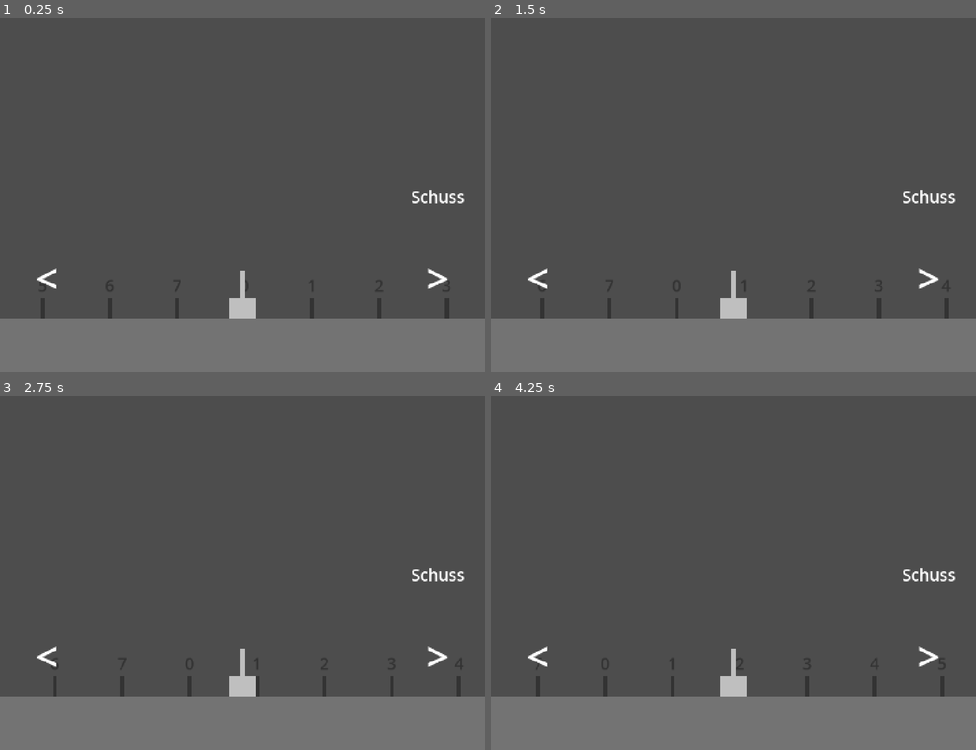
Above: before the commit, frames 1-4 (two rows, left to right).
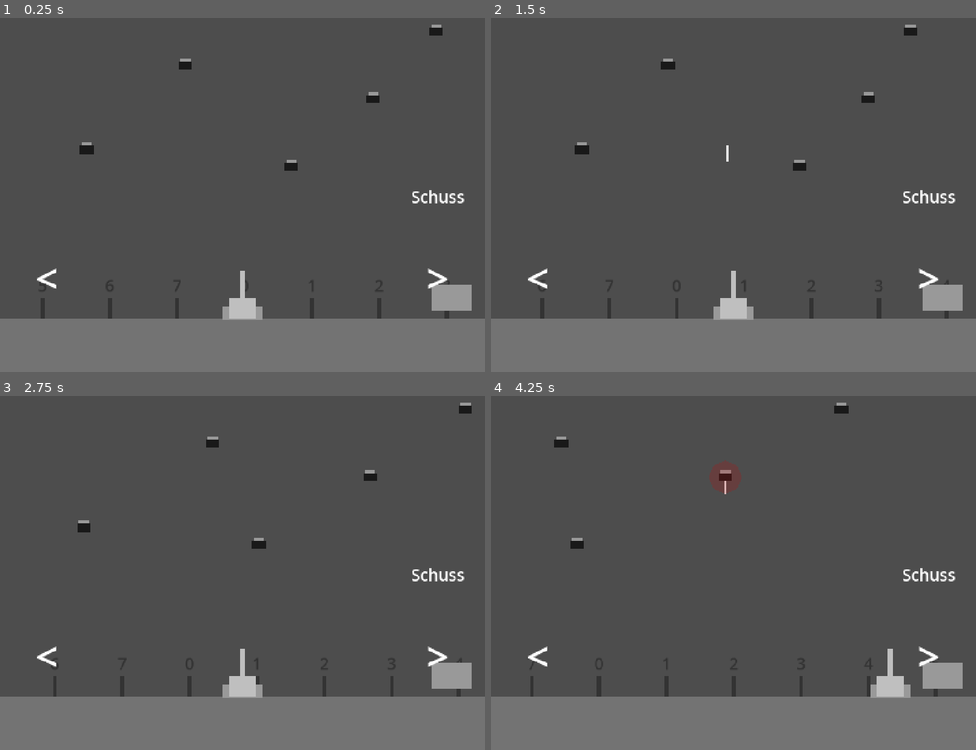
Above: after the commit, the same moments.

Repository: Philipp-Mallmann/fliegen-sind-aliens
Game: Godot game, scene res://szenen/spiel.tscn
Same seed, same stepped clock (60 frames per second), same inputs: the game is played once before the commit and once after it.
Inputs:
- Up to frame 1 (0.25 s): no input
- Up to frame 2 (1.5 s): hold D (rechts) 0.53-1.28 s; tap Space (schiessen) at 0.6, 1.35 s; hold A (links) from 1.28 s (still down)
- Up to frame 3 (2.75 s): release A (links) at 2.03 s; hold D (rechts) from 2.03 s (still down); tap Space (schiessen) at 2.1 s
- Up to frame 4 (4.25 s): tap Space (schiessen) at 2.85, 3.6 s; release D (rechts) at 3.53 s; hold A (links) from 3.53 s (still down)

The runs differ from the first frame. In frame 1, 1.1% of the frame differs, in the area x 16-98%, y 1-86%; in frame 2, 1.2%; in frame 3, 1.1%; in frame 4, 2.8%, in the area x 8-98%, y 1-86%.

Commit message:
Abschnitt 3: Fliegen, Treffer mit Blutfleck, Uebergabe an die rechte Hand
Nadel fliegt zwei Bildhoehen weit statt zurueck, Nachladen ab dem Schuss.

Co-Authored-By: Claude Opus 5.5 <noreply@anthropic.com>

Diff:
--- /dev/null
+++ b/skripte/blutfleck.gd
@@ -0,0 +1,11 @@
+extends Node2D
+
+# Wie lange der Fleck waechst und verblasst, in Sekunden.
+@export var dauer: float = 0.6
+
+
+func _ready() -> void:
+	var ablauf: Tween = create_tween()
+	ablauf.tween_property(self, "scale", Vector2(2.0, 2.0), dauer)
+	ablauf.parallel().tween_property(self, "modulate:a", 0.0, dauer)
+	ablauf.tween_callback(queue_free)
--- /dev/null
+++ b/skripte/fliege.gd
@@ -0,0 +1,27 @@
+extends Node2D
+
+# Wie schnell die Fliege seitlich fliegt, in Pixeln pro Sekunde.
+@export var tempo: float = 150.0
+# Wie weit die Fliege von ihrem Startpunkt nach links und nach rechts fliegt, in Pixeln.
+@export var strecke: float = 300.0
+
+# Wo die Fliege angefangen hat. Um diese Stelle fliegt sie hin und her.
+var start_x: float = 0.0
+# 1 heisst nach rechts, -1 heisst nach links.
+var richtung: float = 1.0
+# true heisst: Die Fliege haengt an der Nadel und fliegt nicht mehr.
+var gefangen: bool = false
+
+
+func _ready() -> void:
+	start_x = position.x
+
+
+func _process(delta: float) -> void:
+	if gefangen:
+		return
+	position.x += richtung * tempo * delta
+	if position.x > start_x + strecke:
+		richtung = -1.0
+	if position.x < start_x - strecke:
+		richtung = 1.0
--- a/skripte/kanone.gd
+++ b/skripte/kanone.gd
@@ -6,18 +6,19 @@
 @export var beschleunigung: float = 600.0
 # Die Szene der Nadel. Bei jedem Schuss entsteht daraus eine neue Nadel.
 @export var nadel_szene: PackedScene
-# Wie lange die Kanone nachlaedt, nachdem die Nadel weg ist, in Sekunden.
+# Wie lange die Kanone nach einem Schuss nachlaedt, in Sekunden.
 @export var nachladezeit: float = 0.5
 
 # Das Tempo, mit dem die Kanone gerade faehrt. Negativ heisst nach links.
 var aktuelles_tempo: float = 0.0
-# Die Nadel, die gerade fliegt. null heisst: Es ist keine Nadel unterwegs.
-var nadel: Node2D = null
 # Wie viele Sekunden das Nachladen noch dauert. 0 oder weniger heisst: bereit.
 var nachladen_noch: float = 0.0
 
 
 func _process(delta: float) -> void:
+	if $Uebergabe.laeuft:
+		aktuelles_tempo = 0.0
+		return
 	fahren(delta)
 	schiessen(delta)
 
@@ -31,16 +32,11 @@
 
 func schiessen(delta: float) -> void:
 	nachladen_noch -= delta
-	if nadel != null or nachladen_noch > 0.0:
+	if nachladen_noch > 0.0:
 		return
 	if Input.is_action_just_pressed("schiessen"):
-		nadel = nadel_szene.instantiate()
-		nadel.position = $Muendung.global_position
-		nadel.muendung = $Muendung
+		var nadel: Node2D = nadel_szene.instantiate()
+		nadel.position = $Arm/Muendung.global_position
 		get_parent().add_child(nadel)
-		nadel.tree_exited.connect(nadel_ist_weg)
-
-
-func nadel_ist_weg() -> void:
-	nadel = null
-	nachladen_noch = nachladezeit
+		nadel.getroffen.connect($Uebergabe.starten)
+		nachladen_noch = nachladezeit
--- a/skripte/nadel.gd
+++ b/skripte/nadel.gd
@@ -1,27 +1,56 @@
 extends Node2D
 
-# Wie schnell die Nadel fliegt, hin und zurueck, in Pixeln pro Sekunde.
+# Wird gesendet, sobald die Nadel eine Fliege getroffen hat. Mit dabei: die Nadel selbst.
+signal getroffen(nadel: Node2D)
+
+# Wie schnell die Nadel fliegt, in Pixeln pro Sekunde.
 @export var tempo: float = 3200.0
+# Wie weit die Nadel fliegt, bevor sie verschwindet, in Pixeln. 2160 ist zweimal die Bildhoehe.
+@export var reichweite: float = 2160.0
+# Wie weit eine Fliege seitlich neben der Nadel sein darf und trotzdem getroffen wird, in Pixeln.
+@export var trefferbreite: float = 25.0
+# Die Szene des Blutflecks. Bei jedem Treffer entsteht daraus ein neuer Fleck.
+@export var blutfleck_szene: PackedScene
 
-# Die Muendung der Kanone. Dorthin kehrt die Nadel zurueck. Die Kanone traegt sie beim Schuss ein.
-var muendung: Node2D = null
-# false heisst: Die Nadel fliegt nach oben. true heisst: Sie wird eingeholt wie eine Harpune.
-var kehrt_zurueck: bool = false
+# Wie viele Pixel die Nadel schon geflogen ist.
+var geflogen: float = 0.0
+# true heisst: Die Nadel hat eine Fliege getroffen und steckt fest.
+var steckt: bool = false
 
 
 func _process(delta: float) -> void:
-	if kehrt_zurueck:
-		zurueckfliegen(delta)
-	else:
-		position.y -= tempo * delta
+	if steckt:
+		return
+	var alte_y: float = global_position.y
+	position.y -= tempo * delta
+	geflogen += tempo * delta
+	var fliege: Node2D = getroffene_fliege(alte_y)
+	if fliege != null:
+		treffen(fliege)
+	elif geflogen >= reichweite:
+		queue_free()
 
 
-func einholen() -> void:
-	kehrt_zurueck = true
+func getroffene_fliege(alte_y: float) -> Node2D:
+	var kandidat: Node2D = null
+	for fliege in get_tree().get_nodes_in_group("fliegen"):
+		if fliege.gefangen:
+			continue
+		var seitlich: float = absf(fliege.global_position.x - global_position.x)
+		var unterwegs: bool = fliege.global_position.y <= alte_y and fliege.global_position.y >= global_position.y
+		if seitlich <= trefferbreite and unterwegs:
+			if kandidat == null or fliege.global_position.y > kandidat.global_position.y:
+				kandidat = fliege
+	return kandidat
 
 
-func zurueckfliegen(delta: float) -> void:
-	var ziel: Vector2 = muendung.global_position
-	global_position = global_position.move_toward(ziel, tempo * delta)
-	if global_position == ziel:
-		queue_free()
+func treffen(fliege: Node2D) -> void:
+	steckt = true
+	global_position.y = fliege.global_position.y
+	fliege.gefangen = true
+	fliege.global_position.x = global_position.x
+	fliege.reparent(self)
+	var fleck: Node2D = blutfleck_szene.instantiate()
+	get_parent().add_child(fleck)
+	fleck.global_position = global_position
+	getroffen.emit(self)
--- /dev/null
+++ b/skripte/uebergabe.gd
@@ -0,0 +1,39 @@
+extends Node
+
+# Wie schnell Arm und Nadel bei der Uebergabe fahren, in Pixeln pro Sekunde.
+@export var tempo: float = 1000.0
+# Wie weit der Arm von der Mitte nach rechts faehrt, in Pixeln. Dort sitzt die rechte Hand.
+@export var ziel_x: float = 480.0
+# Der Arm: linke Hand, Kanone und Muendung. Nur er faehrt, die Kamera bleibt stehen.
+@export var arm: Node2D
+# Die Stelle ueber der rechten Hand, an der die gefangenen Fliegen haengen.
+@export var haken: Node2D
+
+# true heisst: Gerade laeuft eine Uebergabe. Die Kanone faehrt und schiesst dann nicht.
+var laeuft: bool = false
+# Nadeln mit Fliege, die noch uebergeben werden muessen, der Reihe nach.
+var warteschlange: Array[Node2D] = []
+
+
+func starten(nadel: Node2D) -> void:
+	warteschlange.append(nadel)
+	if not laeuft:
+		uebergeben()
+
+
+func uebergeben() -> void:
+	laeuft = true
+	while warteschlange.size() > 0:
+		var nadel: Node2D = warteschlange.pop_front()
+		await fahren(arm, "position", Vector2(ziel_x, 0.0))
+		await fahren(nadel, "global_position", haken.global_position)
+		nadel.reparent(haken)
+		await fahren(arm, "position", Vector2.ZERO)
+	laeuft = false
+
+
+func fahren(ding: Node2D, eigenschaft: String, ziel: Vector2) -> void:
+	var weg: float = ding.get(eigenschaft).distance_to(ziel)
+	var ablauf: Tween = create_tween()
+	ablauf.tween_property(ding, eigenschaft, ziel, weg / tempo)
+	await ablauf.finished
--- /dev/null
+++ b/szenen/blutfleck.tscn
@@ -0,0 +1,11 @@
+[gd_scene load_steps=2 format=3]
+
+[ext_resource type="Script" path="res://skripte/blutfleck.gd" id="1_blutfleck"]
+
+[node name="Blutfleck" type="Node2D"]
+scale = Vector2(0.5, 0.5)
+script = ExtResource("1_blutfleck")
+
+[node name="Fleck" type="Polygon2D" parent="."]
+color = Color(0.75, 0.05, 0.05, 1)
+polygon = PackedVector2Array(0, -30, 21, -21, 30, 0, 21, 21, 0, 30, -21, 21, -30, 0, -21, -21)
--- /dev/null
+++ b/szenen/fliege.tscn
@@ -0,0 +1,20 @@
+[gd_scene load_steps=2 format=3]
+
+[ext_resource type="Script" path="res://skripte/fliege.gd" id="1_fliege"]
+
+[node name="Fliege" type="Node2D" groups=["fliegen"]]
+script = ExtResource("1_fliege")
+
+[node name="Fluegel" type="ColorRect" parent="."]
+offset_left = -15.0
+offset_top = -22.0
+offset_right = 15.0
+offset_bottom = -12.0
+color = Color(0.6, 0.6, 0.6, 1)
+
+[node name="Koerper" type="ColorRect" parent="."]
+offset_left = -20.0
+offset_top = -12.0
+offset_right = 20.0
+offset_bottom = 12.0
+color = Color(0.1, 0.1, 0.1, 1)
--- a/szenen/nadel.tscn
+++ b/szenen/nadel.tscn
@@ -1,17 +1,14 @@
-[gd_scene load_steps=2 format=3]
+[gd_scene load_steps=3 format=3]
 
 [ext_resource type="Script" path="res://skripte/nadel.gd" id="1_nadel"]
+[ext_resource type="PackedScene" path="res://szenen/blutfleck.tscn" id="2_blutfleck"]
 
 [node name="Nadel" type="Node2D"]
 script = ExtResource("1_nadel")
+blutfleck_szene = ExtResource("2_blutfleck")
 
 [node name="Strich" type="ColorRect" parent="."]
 offset_left = -3.0
-offset_top = -50.0
 offset_right = 3.0
+offset_bottom = 50.0
 color = Color(0.9, 0.9, 0.9, 1)
-
-[node name="Waechter" type="VisibleOnScreenNotifier2D" parent="."]
-rect = Rect2(-3, -50, 6, 50)
-
-[connection signal="screen_exited" from="Waechter" to="." method="einholen"]
--- a/szenen/spiel.tscn
+++ b/szenen/spiel.tscn
@@ -1,7 +1,9 @@
-[gd_scene load_steps=5 format=3]
+[gd_scene load_steps=7 format=3]
 
 [ext_resource type="Script" path="res://skripte/kanone.gd" id="1_kanone"]
 [ext_resource type="PackedScene" path="res://szenen/nadel.tscn" id="2_nadel"]
+[ext_resource type="PackedScene" path="res://szenen/fliege.tscn" id="3_fliege"]
+[ext_resource type="Script" path="res://skripte/uebergabe.gd" id="4_uebergabe"]
 
 [sub_resource type="Gradient" id="Gradient_taste"]
 colors = PackedColorArray(1, 1, 1, 0.35, 1, 1, 1, 0.35)
@@ -148,28 +150,72 @@
 text = "7"
 horizontal_alignment = 1
 
+[node name="Fliege1" parent="." instance=ExtResource("3_fliege")]
+position = Vector2(-500, -500)
+tempo = 150.0
+
+[node name="Fliege2" parent="." instance=ExtResource("3_fliege")]
+position = Vector2(-200, -750)
+tempo = 120.0
+
+[node name="Fliege3" parent="." instance=ExtResource("3_fliege")]
+position = Vector2(100, -450)
+tempo = 180.0
+
+[node name="Fliege4" parent="." instance=ExtResource("3_fliege")]
+position = Vector2(350, -650)
+tempo = 150.0
+
+[node name="Fliege5" parent="." instance=ExtResource("3_fliege")]
+position = Vector2(550, -850)
+tempo = 100.0
+
 [node name="Kanone" type="Node2D" parent="."]
 script = ExtResource("1_kanone")
 nadel_szene = ExtResource("2_nadel")
 
-[node name="Koerper" type="ColorRect" parent="Kanone"]
+[node name="Arm" type="Node2D" parent="Kanone"]
+
+[node name="LinkeHand" type="ColorRect" parent="Kanone/Arm"]
+offset_left = -60.0
+offset_top = -35.0
+offset_right = 60.0
+offset_bottom = 5.0
+color = Color(0.6, 0.6, 0.6, 1)
+
+[node name="Koerper" type="ColorRect" parent="Kanone/Arm"]
 offset_left = -40.0
 offset_top = -60.0
 offset_right = 40.0
 color = Color(0.75, 0.75, 0.75, 1)
 
-[node name="Rohr" type="ColorRect" parent="Kanone"]
+[node name="Rohr" type="ColorRect" parent="Kanone/Arm"]
 offset_left = -8.0
 offset_top = -140.0
 offset_right = 8.0
 offset_bottom = -60.0
 color = Color(0.75, 0.75, 0.75, 1)
 
+[node name="Muendung" type="Marker2D" parent="Kanone/Arm"]
+position = Vector2(0, -140)
+
+[node name="RechteHand" type="ColorRect" parent="Kanone"]
+offset_left = 560.0
+offset_top = -100.0
+offset_right = 680.0
+offset_bottom = -20.0
+color = Color(0.6, 0.6, 0.6, 1)
+
+[node name="Haken" type="Marker2D" parent="Kanone"]
+position = Vector2(620, -860)
+
 [node name="Kamera" type="Camera2D" parent="Kanone"]
 offset = Vector2(0, -380)
 
-[node name="Muendung" type="Marker2D" parent="Kanone"]
-position = Vector2(0, -140)
+[node name="Uebergabe" type="Node" parent="Kanone" node_paths=PackedStringArray("arm", "haken")]
+script = ExtResource("4_uebergabe")
+arm = NodePath("../Arm")
+haken = NodePath("../Haken")
 
 [node name="Bedienung" type="CanvasLayer" parent="."]
 
Not shown, added: skripte/blutfleck.gd.uid
Not shown, added: skripte/fliege.gd.uid
Not shown, added: skripte/uebergabe.gd.uid
Not shown, changed: ERKLAERUNG.md
